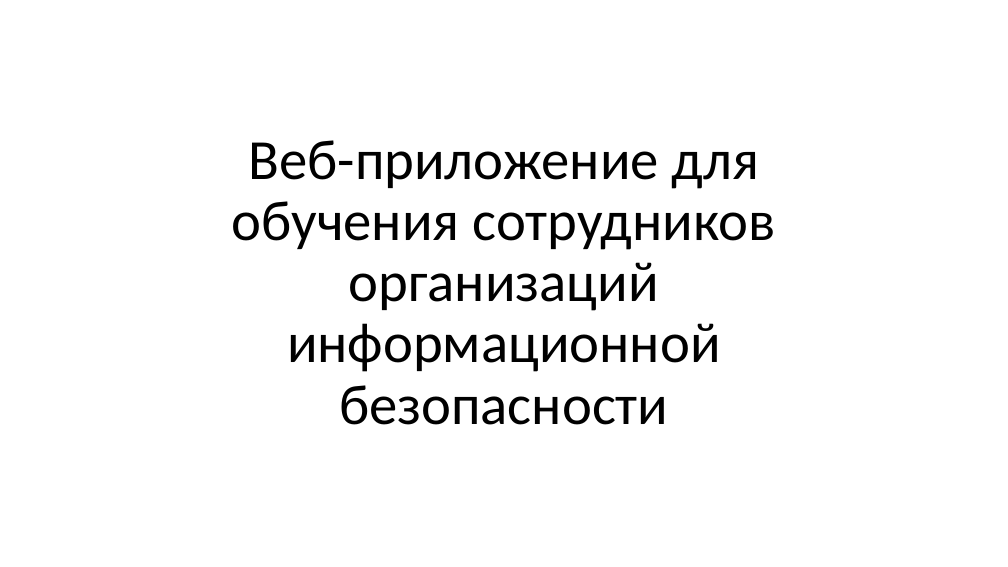
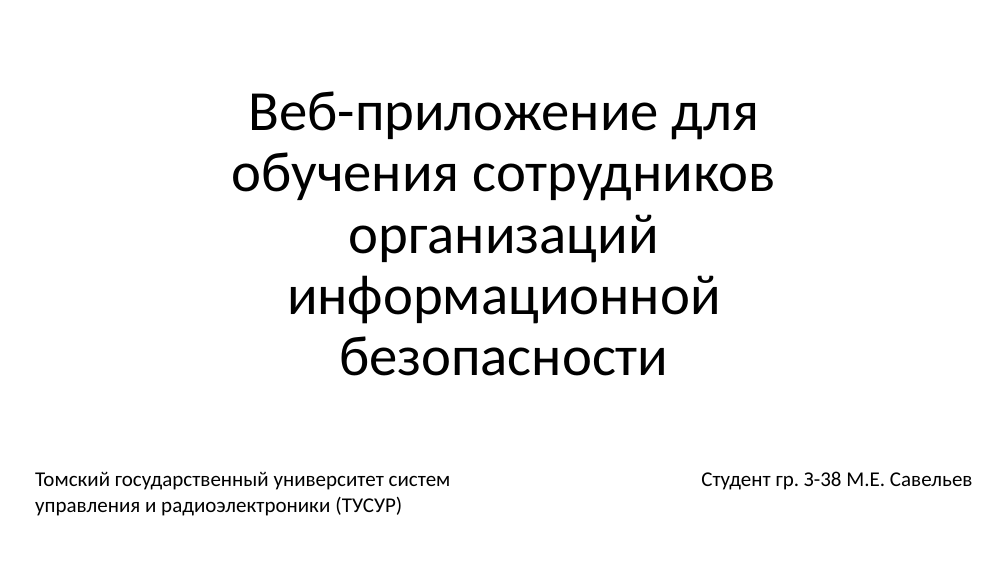
Before and after one commit to Userdestroyer/Diploma, a slide deck: slide 1 of 1 практика/Презентация.pptx. Drawn at 1008x567 pixels with LibreOffice and Linux fonts; fonts in the diff are those of the drawing. Boxes give left, top, right and bottom in pixels: in the first picture for what was removed or moved away, otherwise in the second. Text is boxed around its words. In the diff, an @@ line names an element or a change of style, - is before the commit and + after.

```diff
--- a/1 практика/Презентация.pptx
+++ b/1 практика/Презентация.pptx
@@ title "Веб-приложение для обучения сотрудников организаций ...": place and size @@
-title "Веб-приложение для обучения сотрудников организаций ..." at <box>232,140,775,425</box>
+title "Веб-приложение для обучения сотрудников организаций ..." at <box>232,91,775,376</box>
@@ text added at <box>35,471,451,516</box>, 20 pt, text #000000 @@
+Томский государственный университет систем управления и радиоэлектроники (ТУСУР)
@@ text added at <box>701,471,973,490</box>, 20 pt, text #000000 @@
+Студент гр. З-38 М.Е. Савельев
```
Also in this commit, not shown: 1 other slide changed.
